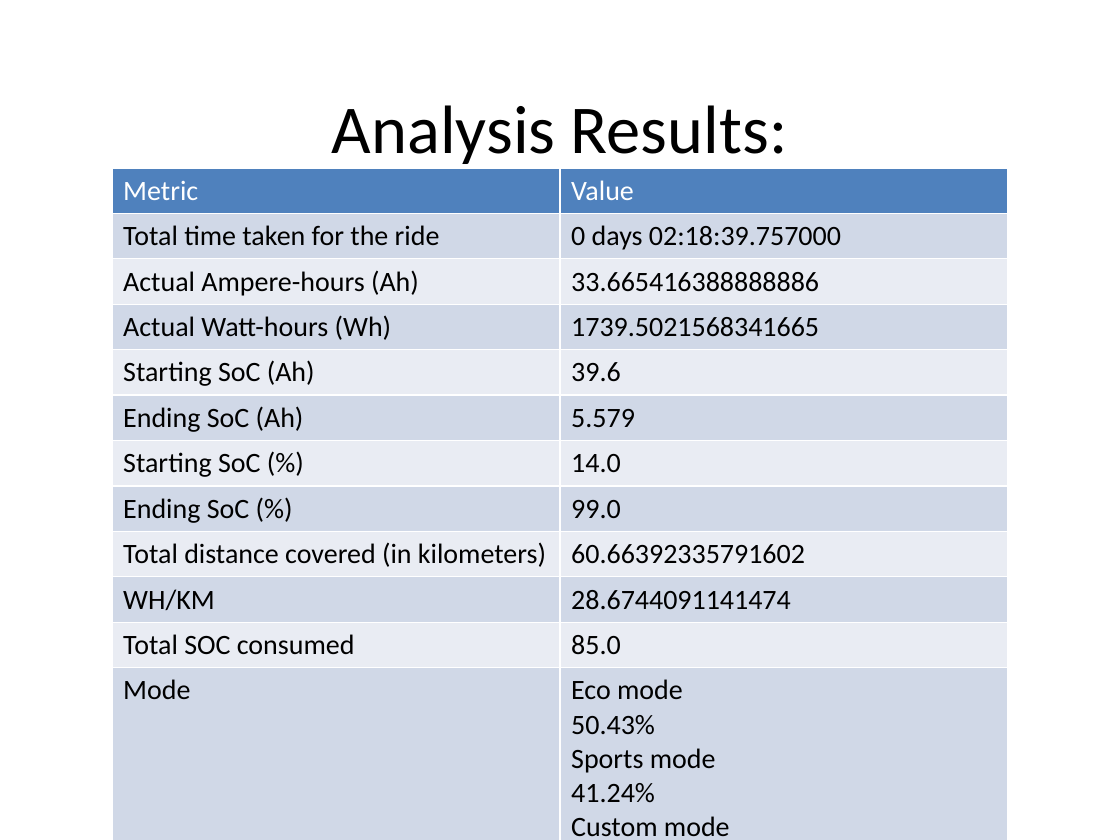
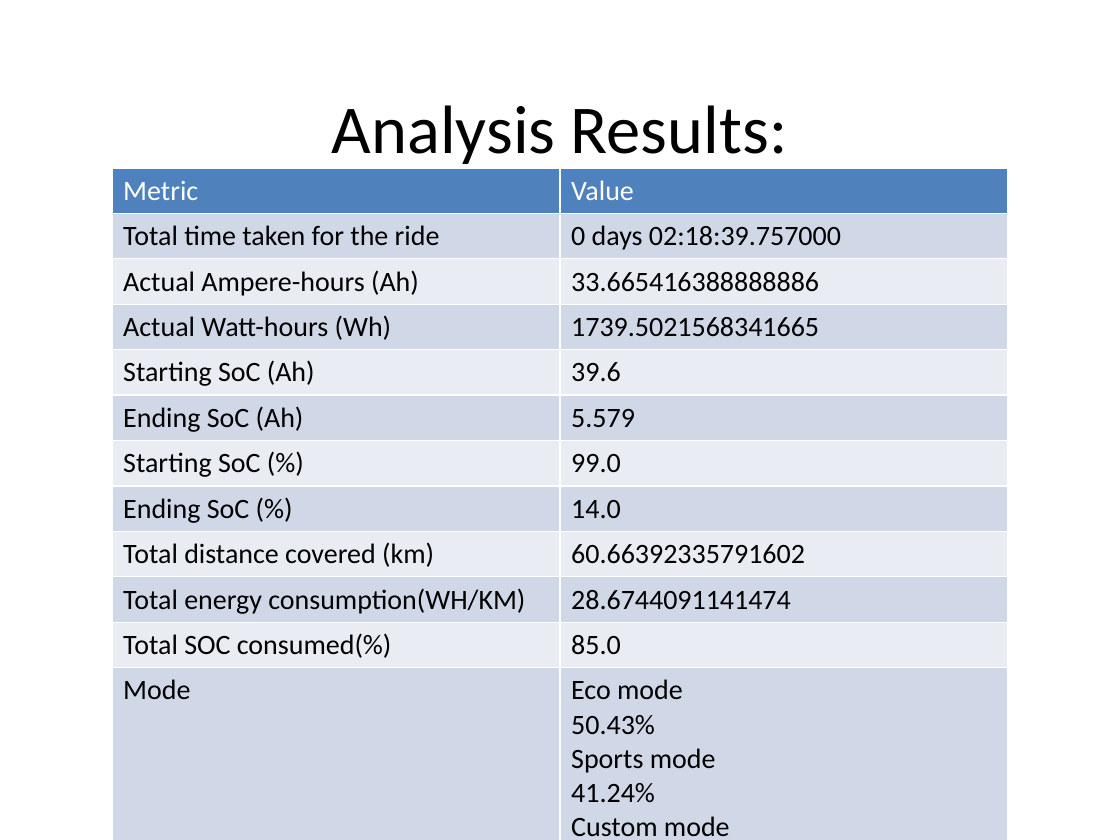
Before and after one commit to annmonrajijames/Automationdashboard, a slide deck: slide 2 of Automationdashboard/MAIN_FOLDER/Automation_Dashboard_Batterywise/V4/D11_03_2024/B3_B05_17.46_20.05/analysis_B3_B05_17.46_20.05.pptx. Drawn at 1120x840 pixels with LibreOffice and Linux fonts; fonts in the diff are those of the drawing. Boxes give left, top, right and bottom in pixels: in the first picture for what was removed or moved away, otherwise in the second. Text is boxed around its words. In the diff, an @@ line names an element or a change of style, - is before the commit and + after.

Commit message:
Made changes with regenerative effectiveness, Rectified the anomaly in the Total SOC consumed

```diff
--- a/Automationdashboard/MAIN_FOLDER/Automation_Dashboard_Batterywise/V4/D11_03_2024/B3_B05_17.46_20.05/analysis_B3_B05_17.46_20.05.pptx
+++ b/Automationdashboard/MAIN_FOLDER/Automation_Dashboard_Batterywise/V4/D11_03_2024/B3_B05_17.46_20.05/analysis_B3_B05_17.46_20.05.pptx
@@ table at (112,168,1008,840) @@
-row 7, column 2: 14.0
+row 7, column 2: 99.0
-row 8, column 2: 99.0
+row 8, column 2: 14.0
-row 9, column 1: Total distance covered (in kilometers)
+row 9, column 1: Total distance covered (km)
-row 10, column 1: WH/KM
+row 10, column 1: Total energy consumption(WH/KM)
-row 11, column 1: Total SOC consumed
+row 11, column 1: Total SOC consumed(%)
-row 13, column 1: Peak Power
+row 13, column 1: Peak Power(kW)
-row 14, column 1: Average Power
+row 14, column 1: Average Power(kW)
```
Also in this commit, not shown: 3 other slides changed, 13 other files.
